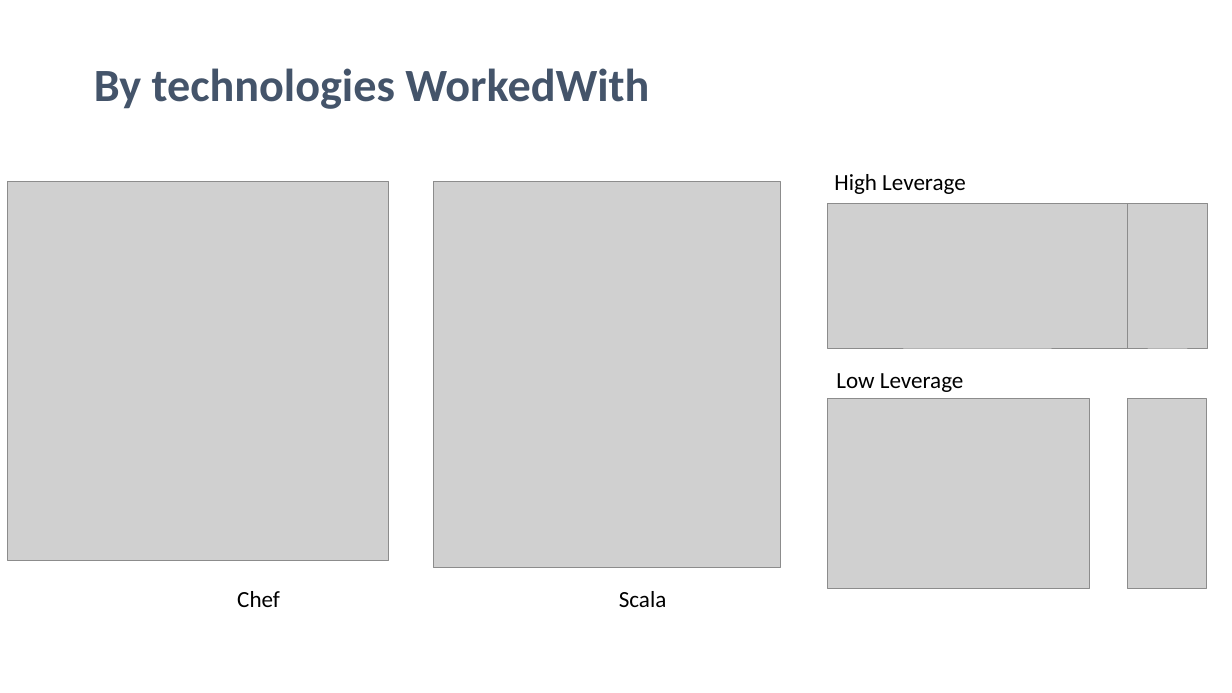
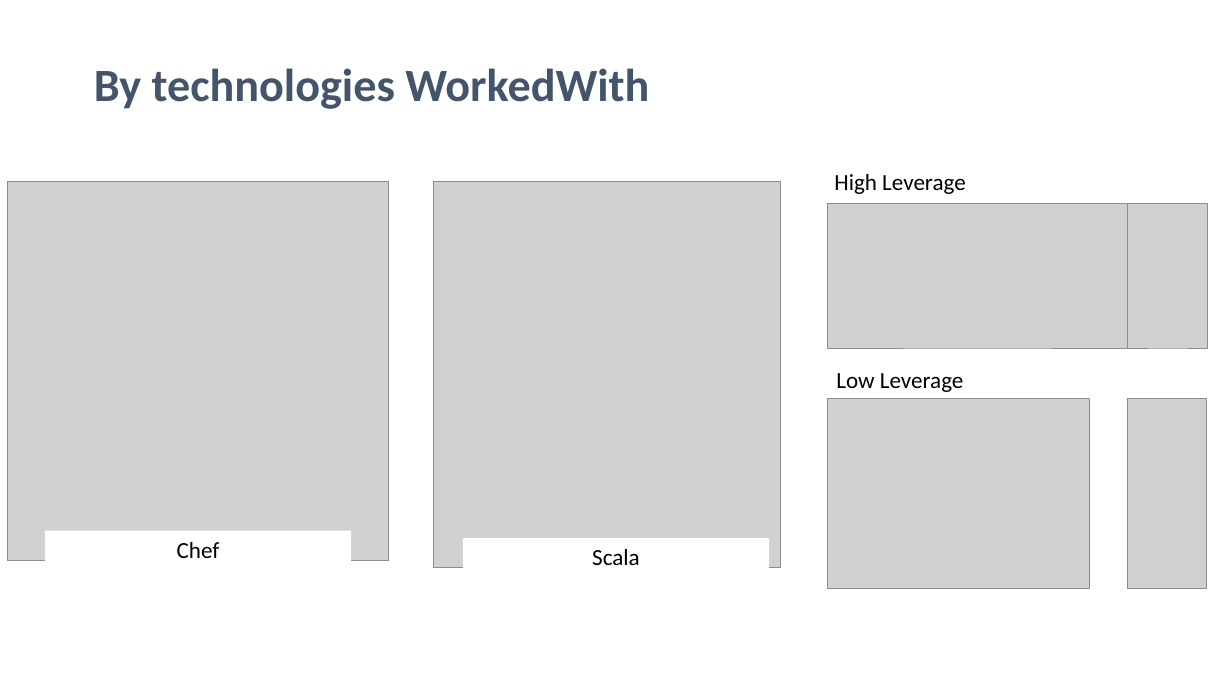
Before and after one commit to erdemsirel/ozu_data_science, a slide deck: slide 10 of DS 555 - Data Science & Strategy/ds555-project/references/Presentation.pptx. Drawn at 1232x693 pixels with LibreOffice and Linux fonts; fonts in the diff are those of the drawing; grey boxes stand for pictures. Boxes give left, top, right and bottom in pixels: in the first picture for what was removed or moved away, otherwise in the second. Text is boxed around its words. In the diff, an @@ line names an element or a change of style, - is before the commit and + after.

```diff
--- a/DS 555 - Data Science & Strategy/ds555-project/references/Presentation.pptx
+++ b/DS 555 - Data Science & Strategy/ds555-project/references/Presentation.pptx
@@ rectangle "Chef": place and size @@
-rectangle "Chef" at (237,591,280,607)
+rectangle "Chef" at (45,531,351,567)
@@ rectangle "Scala": place and size @@
-rectangle "Scala" at (619,591,667,607)
+rectangle "Scala" at (463,538,769,575)
```
